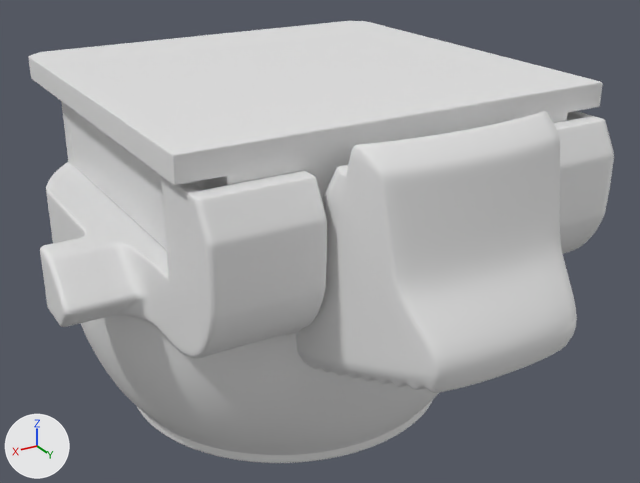
Renders of the OBJ model PadForge.App/3DModels/DualSenseEdge/Edge/StickHousingL.obj from each side of a commit.
One viewpoint serves both versions: a 50 mm lens placed at (-0.2, 47.0, 8.9), pointed at (-26.7, 2.7, -13.2). Lighting does not change. The marker at lower left points along +X, +Y and +Z. The picture after the commit comes second. Where no turn or scale is listed for an object, it has been applied to the vertices. Vertices at exactly the same position are counted once.

Objects in the first picture: 'StickHousingL'.
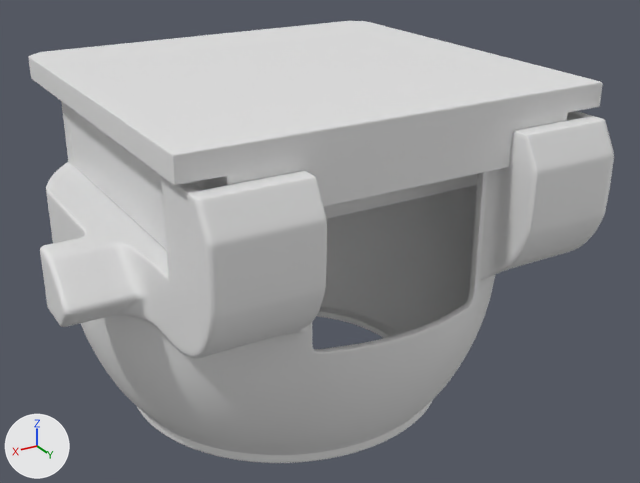
Where the change shows, as pixel boxes [x1, y1, x2, y2] in the pictures (640 x 483 px):
part 1 of me_stickhousingl, cut back
    before: [293, 111, 577, 393]
    after: [299, 300, 475, 361]

Diff of the bpy script that builds the scene:
```diff
--- a/PadForge.App/3DModels/DualSenseEdge/Edge/StickHousingL.obj.py
+++ b/PadForge.App/3DModels/DualSenseEdge/Edge/StickHousingL.obj.py
@@ me_stickhousingl @@
 # used by ob_stickhousingl; location = (0.0, 0.0, 0.0)
-me_stickhousingl.from_pydata(...)  # 28295 vertices, 28053 faces; spans x -41.9..-9.3, y -17.8..21.8, z -24.1..-2.2
+me_stickhousingl.from_pydata(...)  # 25317 vertices, 25073 faces; spans x -41.9..-9.3, y -17.8..15.7, z -24.1..-2.2
+# me_stickhousingl part 1: 6 vertices moved within x -31.7..-19.5, y 12.6..13.7, z -14.9..-13.0; 2978 vertices removed from x -31.7..-19.5, y 12.4..21.8, z -14.9..-2.2
```
